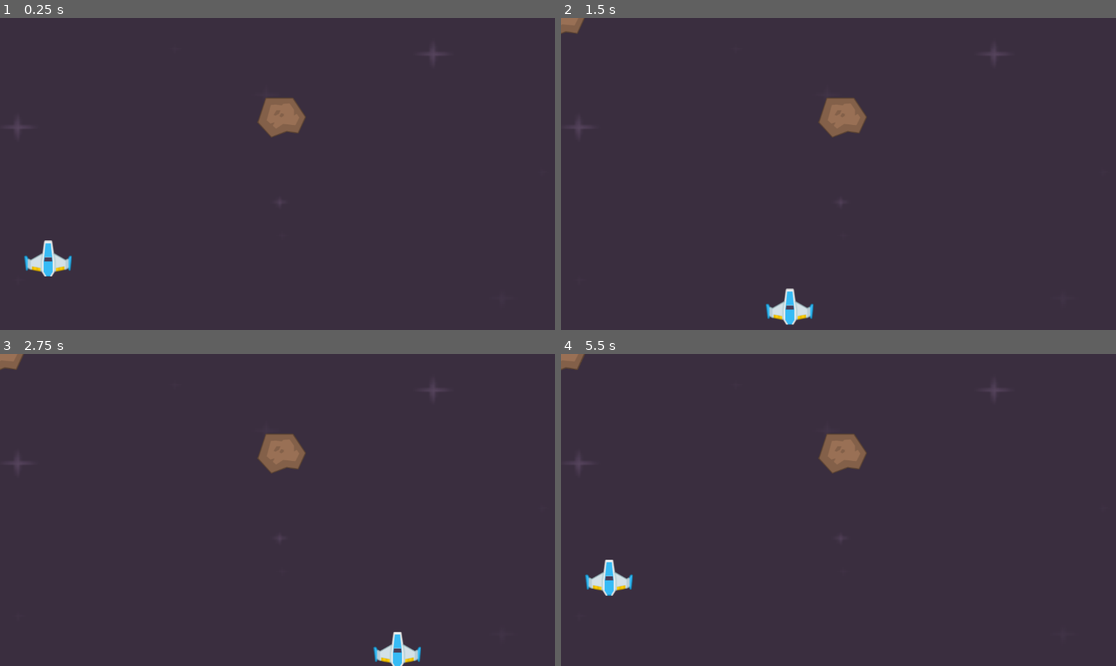
Above: before the commit, frames 1-4 (two rows, left to right).
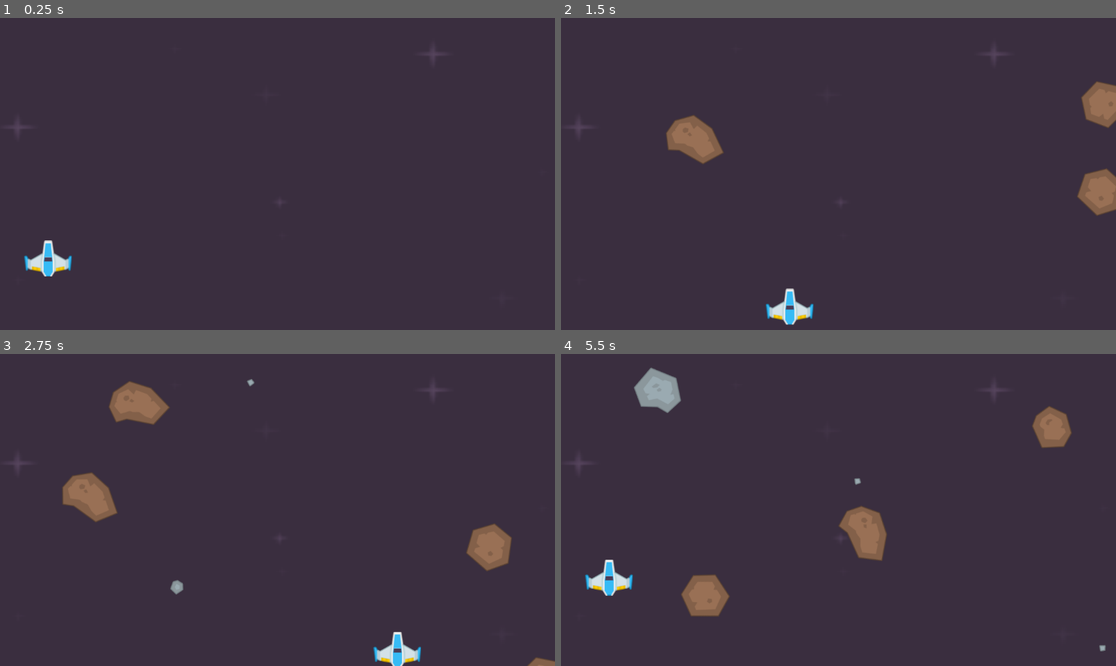
Above: after the commit, the same moments.

Repository: Bushra-gh/Space-Shooter
Game: Godot game, scene res://scenes/level.tscn
The game is run twice, just before and just after one commit, with the same random seed, the same clock (stepped at 60 frames per second) and the same inputs.
Inputs:
- Up to frame 1 (0.25 s): no input
- Up to frame 2 (1.5 s): tap Enter at 0.5 s; hold Right (ui_right) 0.53-1.28 s; hold Down (ui_down) from 1.28 s (still down)
- Up to frame 3 (2.75 s): release Down (ui_down) at 2.03 s; hold Right (ui_right) from 2.03 s (still down)
- Up to frame 4 (5.5 s): release Right (ui_right) at 2.78 s; hold Up (ui_up) 2.78-3.53 s; hold Left (ui_left) 3.53-5.03 s; hold Down (ui_down) from 5.03 s (still down)

The runs differ from the first frame. In frame 1, 0.8% of the frame differs, in the area x 46-56%, y 25-39%; in frame 2, 3.5%; in frame 3, 4.1%; in frame 4, 4.5%, in the area x 0-99%, y 0-96%.

Commit message:
added meteors

Diff:
--- a/scenes/laser.tscn
+++ b/scenes/laser.tscn
@@ -7,6 +7,8 @@
 height = 58.0
 
 [node name="laser" type="Area2D" unique_id=694970317]
+collision_layer = 8
+collision_mask = 2
 
 [node name="Sprite2D" type="Sprite2D" parent="." unique_id=894136094]
 position = Vector2(0, -2)
--- a/scenes/level.gd
+++ b/scenes/level.gd
@@ -5,4 +5,4 @@
 func _on_meteor_timer_timeout() -> void:
 	var meteor = meteor_scene.instantiate()
 
-	add_child(meteor)
+	$Meteors.add_child(meteor)
--- a/scenes/level.tscn
+++ b/scenes/level.tscn
@@ -3,7 +3,6 @@
 [ext_resource type="Script" uid="uid://dyys16d60e4g2" path="res://scenes/level.gd" id="1_mx8sn"]
 [ext_resource type="Texture2D" uid="uid://clkn5y4leobw2" path="res://Backgrounds/darkPurple.png" id="1_w8frs"]
 [ext_resource type="PackedScene" uid="uid://wps0hpecyxnr" path="res://scenes/player.tscn" id="2_mx8sn"]
-[ext_resource type="PackedScene" uid="uid://cyqqgordmh7pa" path="res://scenes/meteor.tscn" id="3_ppgk2"]
 
 [sub_resource type="RectangleShape2D" id="RectangleShape2D_w8frs"]
 size = Vector2(149, 655)
@@ -20,38 +19,44 @@
 texture = ExtResource("1_w8frs")
 
 [node name="Player" parent="." unique_id=62252219 instance=ExtResource("2_mx8sn")]
-position = Vector2(215, 196)
-
-[node name="meteor" parent="." unique_id=156099277 instance=ExtResource("3_ppgk2")]
-position = Vector2(585, 207)
+position = Vector2(716, 504)
 
 [node name="Borders" type="Node2D" parent="." unique_id=1619352814]
 
 [node name="StaticBody2D" type="StaticBody2D" parent="Borders" unique_id=2012834954]
+collision_layer = 4
 
 [node name="CollisionShape2D" type="CollisionShape2D" parent="Borders/StaticBody2D" unique_id=1179195619]
 position = Vector2(1228, 324)
 shape = SubResource("RectangleShape2D_w8frs")
 
 [node name="StaticBody2D2" type="StaticBody2D" parent="Borders" unique_id=423021979]
+collision_layer = 4
 
 [node name="CollisionShape2D" type="CollisionShape2D" parent="Borders/StaticBody2D2" unique_id=200143499]
 position = Vector2(-76, 320)
 shape = SubResource("RectangleShape2D_w8frs")
 
 [node name="StaticBody2D3" type="StaticBody2D" parent="Borders" unique_id=1468482559]
+collision_layer = 4
 
 [node name="CollisionShape2D" type="CollisionShape2D" parent="Borders/StaticBody2D3" unique_id=17792459]
 position = Vector2(573, -110)
 shape = SubResource("RectangleShape2D_ppgk2")
 
 [node name="StaticBody2D4" type="StaticBody2D" parent="Borders" unique_id=679155578]
+collision_layer = 4
 
 [node name="CollisionShape2D" type="CollisionShape2D" parent="Borders/StaticBody2D4" unique_id=1584327139]
 position = Vector2(589, 759)
 shape = SubResource("RectangleShape2D_ppgk2")
 
 [node name="MeteorTimer" type="Timer" parent="." unique_id=631367898]
+wait_time = 0.3
 autostart = true
 
+[node name="Meteors" type="Node2D" parent="." unique_id=1878307456]
+
+[node name="Lasers" type="Node2D" parent="." unique_id=627463566]
+
 [connection signal="timeout" from="MeteorTimer" to="." method="_on_meteor_timer_timeout"]
--- a/scenes/meteor.gd
+++ b/scenes/meteor.gd
@@ -1,14 +1,29 @@
 extends Area2D
 
+var speed: int
+var rotation_speed: int
+var direction_x: float
 
 # Called when the node enters the scene tree for the first time.
 func _ready() -> void:
-	pass # Replace with function body.
+	var rng: =RandomNumberGenerator.new()
 
+	var path: String = "res://PNG/Meteors/" + str(rng.randi_range(1,12)) + ".png"
+	$Sprite2D.texture = load(path)
+	var width = get_viewport().get_visible_rect().size[0]
+	var random_x = rng.randi_range(0,width)
+	var random_y = rng.randi_range(-150,-50)
+	position = Vector2(random_x, random_y)
+
+	speed = rng.randi_range(200, 500)
+	direction_x = rng.randf_range(-1,1)
+	rotation_speed = rng.randi_range(40, 100)
+
+func _process(delta: float) -> void:
+	position += Vector2(0, 1.0) * 400 * delta
+	rotation_degrees += rotation_speed * delta
 
 # Called every frame. 'delta' is the elapsed time since the previous frame.
-func _process(delta: float) -> void:
-	pass
 
 
 func _on_body_entered(body: Node2D) -> void:
--- a/scenes/meteor.tscn
+++ b/scenes/meteor.tscn
@@ -1,12 +1,14 @@
 [gd_scene format=3 uid="uid://cyqqgordmh7pa"]
 
 [ext_resource type="Script" uid="uid://bg5byi1nmovea" path="res://scenes/meteor.gd" id="1_pxso2"]
-[ext_resource type="Texture2D" uid="uid://c0msc08ewnvhp" path="res://PNG/Meteors/meteorBrown_big1.png" id="1_tcwo0"]
+[ext_resource type="Texture2D" uid="uid://c0msc08ewnvhp" path="res://PNG/Meteors/1.png" id="1_tcwo0"]
 
 [sub_resource type="CircleShape2D" id="CircleShape2D_83eji"]
 radius = 44.011364
 
 [node name="meteor" type="Area2D" unique_id=1521896205]
+collision_layer = 2
+collision_mask = 9
 script = ExtResource("1_pxso2")
 
 [node name="Sprite2D" type="Sprite2D" parent="." unique_id=247214792]
--- a/scenes/player.tscn
+++ b/scenes/player.tscn
@@ -4,6 +4,7 @@
 [ext_resource type="Script" uid="uid://okioub41sr24" path="res://scenes/player.gd" id="1_g2els"]
 
 [node name="Player" type="CharacterBody2D" unique_id=950117570]
+collision_mask = 6
 script = ExtResource("1_g2els")
 
 [node name="PlayerImage" type="Sprite2D" parent="." unique_id=1866701231]
Renamed: PNG/Meteors/meteorBrown_big1.png -> PNG/Meteors/1.png
Not shown, changed: PNG/Meteors/1.png.import
Renamed: PNG/Meteors/meteorGrey_med1.png -> PNG/Meteors/10.png
Not shown, changed: PNG/Meteors/10.png.import
Renamed: PNG/Meteors/meteorGrey_tiny2.png -> PNG/Meteors/11.png
Not shown, changed: PNG/Meteors/11.png.import
Renamed: PNG/Meteors/meteorGrey_small1.png -> PNG/Meteors/12.png
Not shown, changed: PNG/Meteors/12.png.import
Renamed: PNG/Meteors/meteorBrown_big2.png -> PNG/Meteors/2.png
Not shown, changed: PNG/Meteors/2.png.import
Renamed: PNG/Meteors/meteorBrown_big3.png -> PNG/Meteors/3.png
Not shown, changed: PNG/Meteors/3.png.import
(and 12 more such lines)
